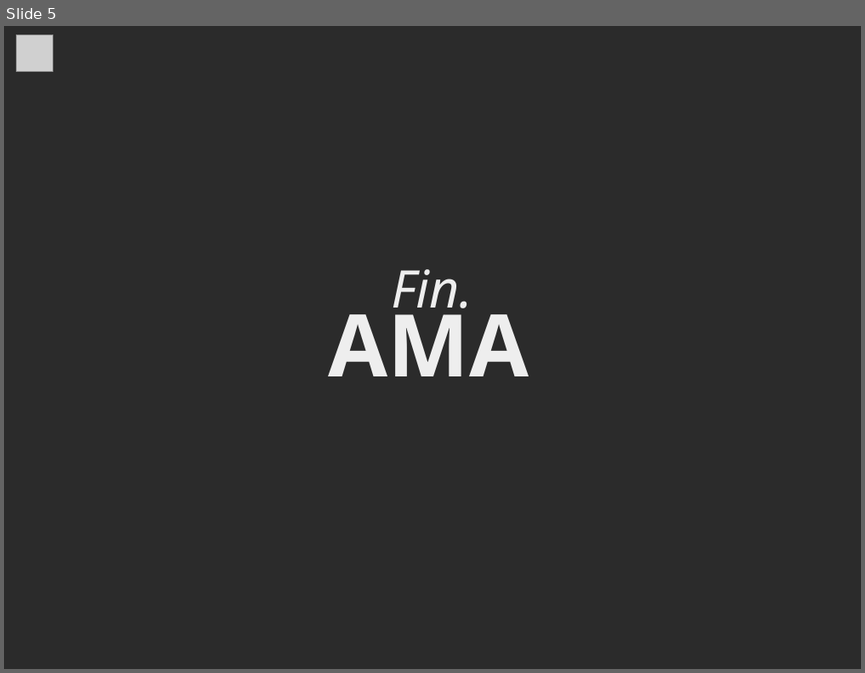
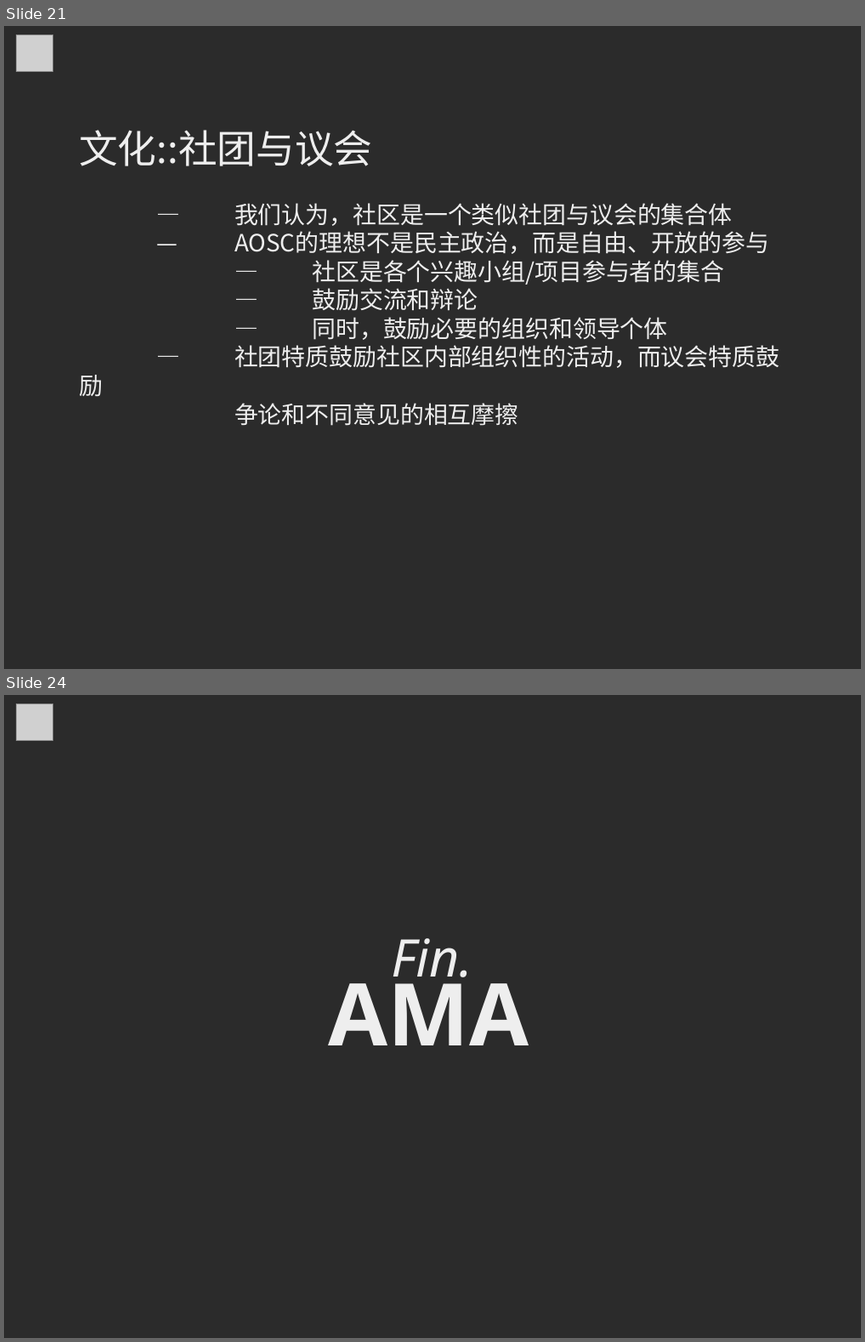
Before and after one commit to MingcongBai/soscon-2018-talk, a slide deck: slide.odp. Shown one above the other, each under a label of ours: slide 5 before the commit, slides 21 and 24 after it; the slides between them are not shown. The pictures are 865x673 and 865x1342 pixels, drawn with LibreOffice and Linux fonts; fonts in the diff are those of the drawing; grey boxes stand for pictures; background and template pictures are left out; a plain dark background stands for a picture behind light text. Boxes give left, top, right and bottom in pixels: in the first picture for what was removed or moved away, otherwise in the second. Text is boxed around its words. In the diff, an @@ line names an element or a change of style, - is before the commit and + after.

```diff
--- a/slide.odp
+++ b/slide.odp
@@ slide 21 added at (4, 26, 861, 669), background picture (left out) @@
@@ picture added at (17, 34, 53, 71) @@
@@ text added at (79, 130, 779, 426), 22 pt, text #EEEEEE @@
+文化::社团与议会
+— 我们认为，社区是一个类似社团与议会的集合体
+— AOSC的理想不是民主政治，而是自由、开放的参与
+— 社区是各个兴趣小组/项目参与者的集合
+— 鼓励交流和辩论
+— 同时，鼓励必要的组织和领导个体
+— 社团特质鼓励社区内部组织性的活动，而议会特质鼓励
+争论和不同意见的相互摩擦
@@ what was slide 5 is now slide 24 @@
```
Also in this commit, not shown: 1 slide changed, 21 other slides added, 3 slides removed.
